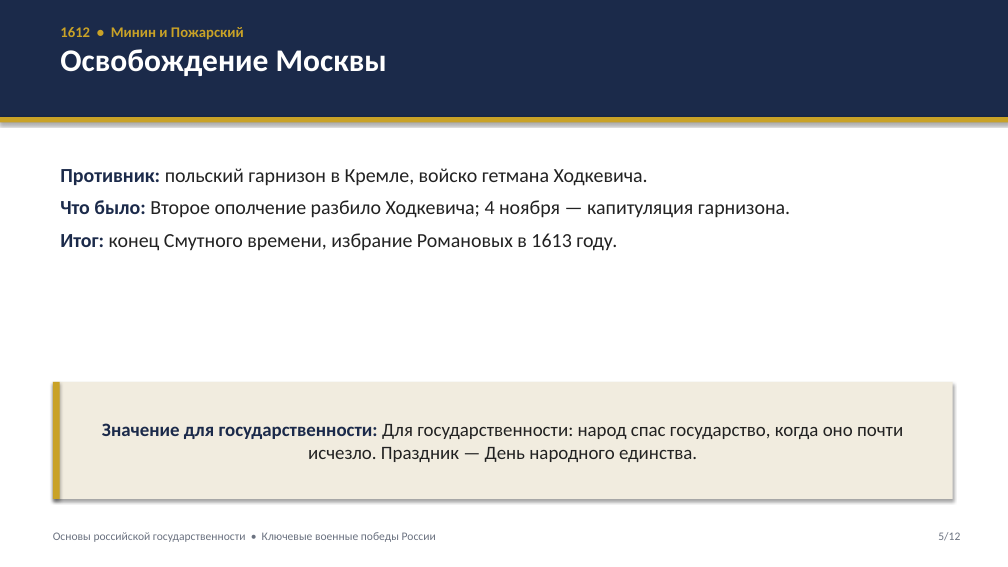
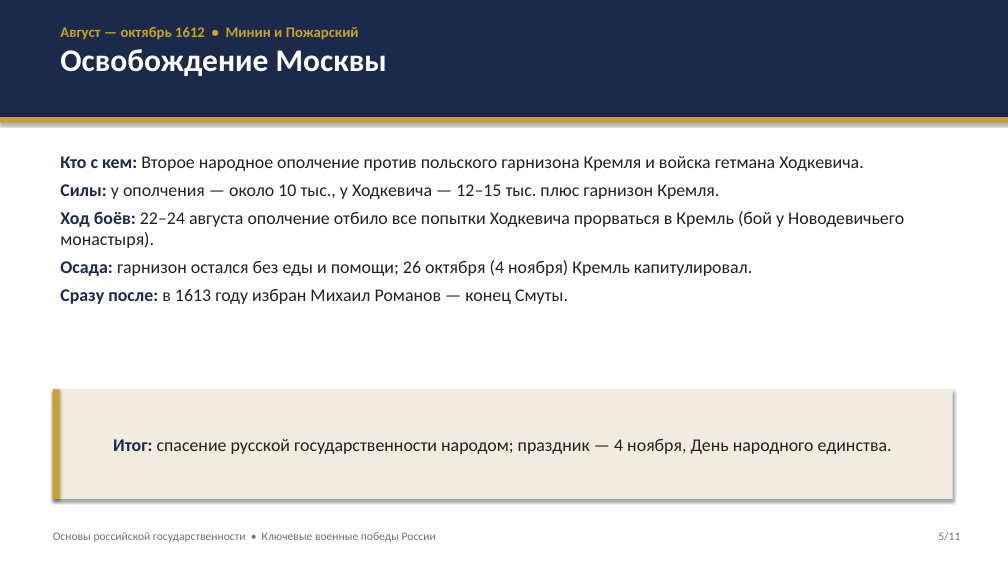
Before and after one commit to Gamegui/Homework, a slide deck: slide 5 of klyuchevye-voennye-pobedy-rossii/prezentatsiya.pptx. Drawn at 1008x567 pixels with LibreOffice and Linux fonts; fonts in the diff are those of the drawing. Boxes give left, top, right and bottom in pixels: in the first picture for what was removed or moved away, otherwise in the second. Text is boxed around its words. In the diff, an @@ line names an element or a change of style, - is before the commit and + after.

```diff
--- a/klyuchevye-voennye-pobedy-rossii/prezentatsiya.pptx
+++ b/klyuchevye-voennye-pobedy-rossii/prezentatsiya.pptx
@@ text at (x1=60, y1=27, x2=359, y2=40): text changed @@
-1612 • Минин и Пожарский
+Август — октябрь 1612 • Минин и Пожарский
@@ text at (x1=60, y1=156, x2=904, y2=304): text changed; size 19 to 17 pt @@
-Противник: польский гарнизон в Кремле, войско гетмана Ходкевича.
-Что было: Второе ополчение разбило Ходкевича; 4 ноября — капитуляция гарнизона.
-Итог: конец Смутного времени, избрание Романовых в 1613 году.
+Кто с кем: Второе народное ополчение против польского гарнизона Кремля и войска гетмана Ходкевича.
+Силы: у ополчения — около 10 тыс., у Ходкевича — 12–15 тыс. плюс гарнизон Кремля.
+Ход боёв: 22–24 августа ополчение отбило все попытки Ходкевича прорваться в Кремль (бой у Новодевичьего монастыря).
+Осада: гарнизон остался без еды и помощи; 26 октября (4 ноября) Кремль капитулировал.
+Сразу после: в 1613 году избран Михаил Романов — конец Смуты.
@@ rectangle resized from (x1=53, y1=382, x2=60, y2=499) to (x1=53, y1=389, x2=60, y2=499) @@
@@ rectangle "Итог: спасение русской государственности народом; ..." resized from (x1=53, y1=382, x2=953, y2=499) to (x1=53, y1=389, x2=953, y2=499) @@
@@ text in rectangle at (x1=113, y1=439, x2=892, y2=454): text changed; size 18 to 17 pt @@
-Значение для государственности: Для государственности: народ спас государство, когда оно почти исчезло. Праздник — День народного единства.
+Итог: спасение русской государственности народом; праздник — 4 ноября, День народного единства.
@@ text at (x1=938, y1=532, x2=960, y2=541): text changed @@
-5/12
+5/11
```
Also in this commit, not shown: 7 other slides changed, 3 slides added, 4 slides removed, 3 other files.
